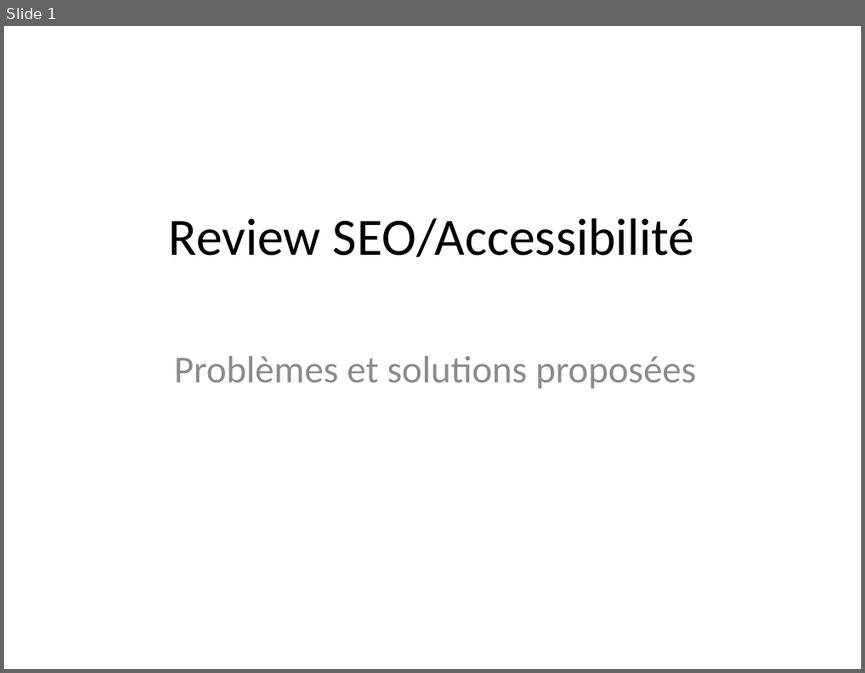
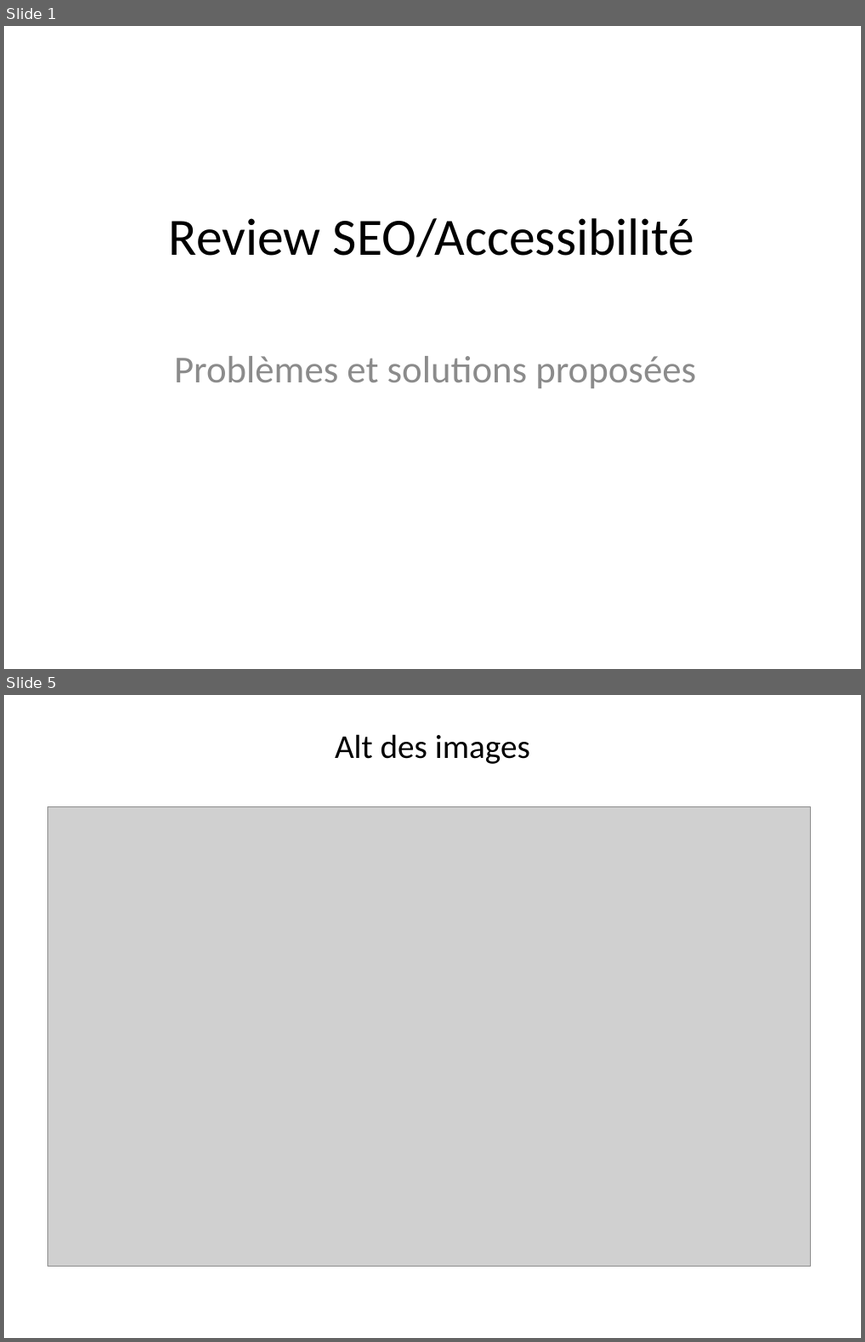
Before and after one commit to ttrasacc/ThomasTrasacco_03_15082021, a slide deck: projet4.pptx. Shown one above the other, each under a label of ours: slide 1 before the commit, slides 1 and 5 after it; the slides between them are not shown. The pictures are 865x673 and 865x1342 pixels, drawn with LibreOffice and Linux fonts; fonts in the diff are those of the drawing; grey boxes stand for pictures. Boxes give left, top, right and bottom in pixels: in the first picture for what was removed or moved away, otherwise in the second. Text is boxed around its words. In the diff, an @@ line names an element or a change of style, - is before the commit and + after.

```diff
--- a/projet4.pptx
+++ b/projet4.pptx
@@ slide 5 added at bbox=[4, 695, 861, 1338], background #FFFFFF @@
@@ text added at bbox=[335, 734, 530, 764], 28 pt, text #000000 @@
+Alt des images
@@ picture added at bbox=[47, 807, 811, 1265] @@
```
Also in this commit, not shown: 12 other slides added, 9 slides removed, 4 other files.
